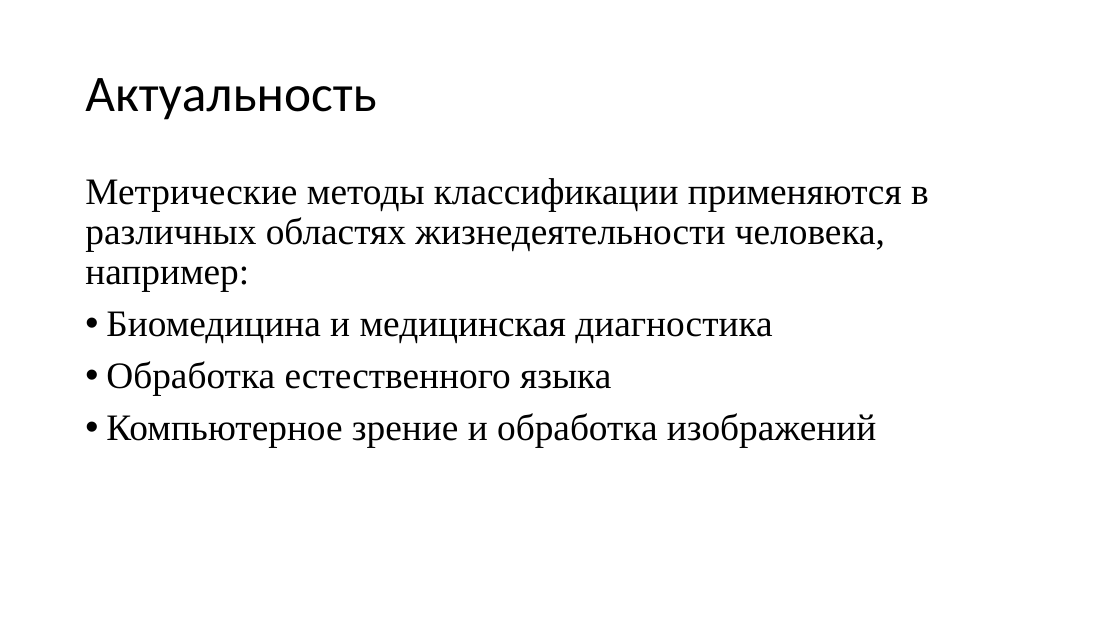
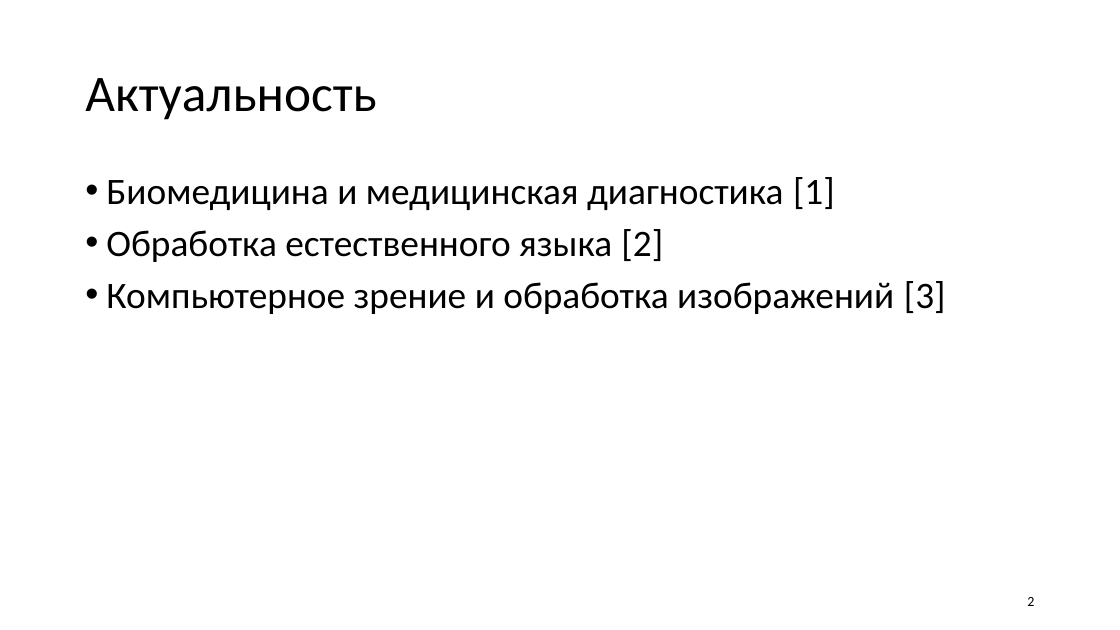
Before and after one commit to DimaOshchepkov/MetricMethodClassification, a slide deck: slide 2 of Презентация по курсовой работе.pptx. Drawn at 1120x630 pixels with LibreOffice and Linux fonts; fonts in the diff are those of the drawing. Boxes give left, top, right and bottom in pixels: in the first picture for what was removed or moved away, otherwise in the second. Text is boxed around its words. In the diff, an @@ line names an element or a change of style, - is before the commit and + after.

```diff
--- a/Презентация по курсовой работе.pptx
+++ b/Презентация по курсовой работе.pptx
@@ text at (x1=106, y1=177, x2=946, y2=314): text changed; font Times New Roman to Calibri @@
-Метрические методы классификации применяются в различных областях жизнедеятельности человека, например:
-• Биомедицина и медицинская диагностика
-• Обработка естественного языка
-• Компьютерное зрение и обработка изображений
+• Биомедицина и медицинская диагностика [1]
+• Обработка естественного языка [2]
+• Компьютерное зрение и обработка изображений [3]
@@ page number added at (x1=1027, y1=597, x2=1034, y2=606), 12 pt, text #000000 @@
+2
```
Also in this commit, not shown: 13 other slides changed, 6 slides added, 2 slides removed, 4 other files.
